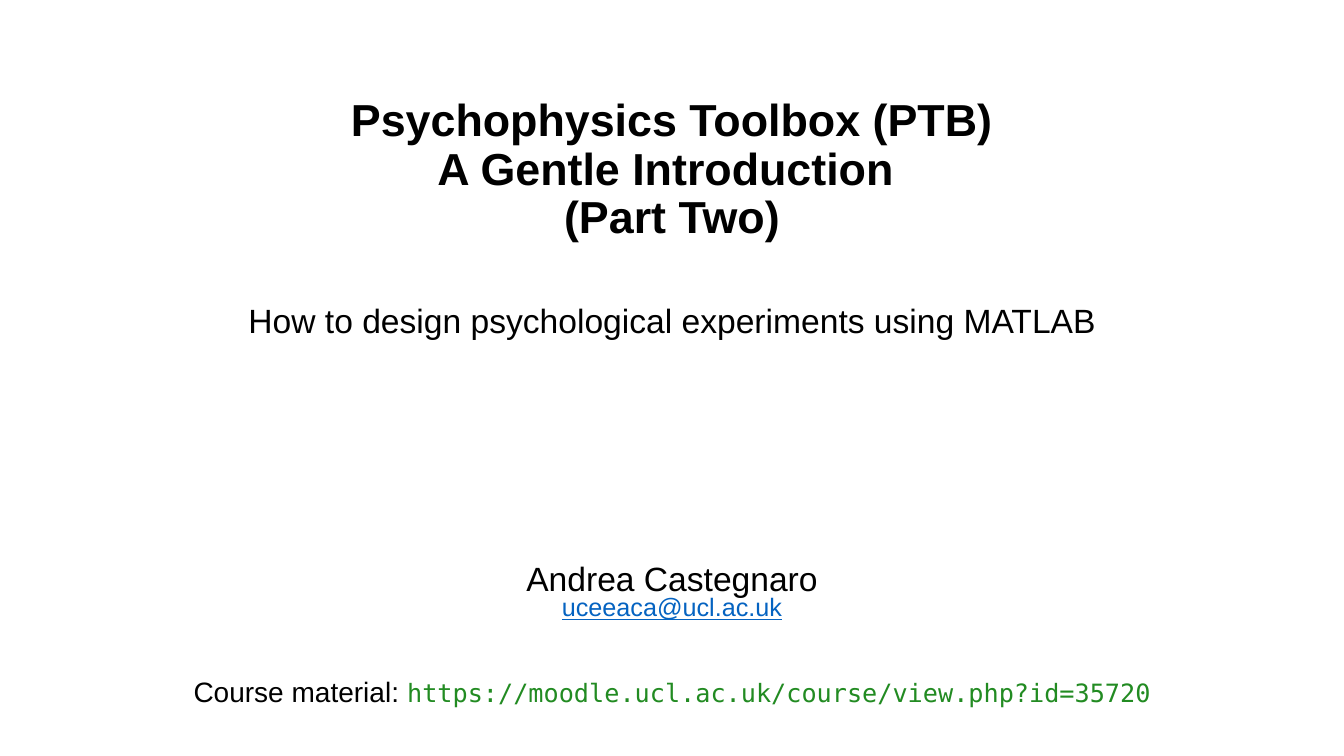
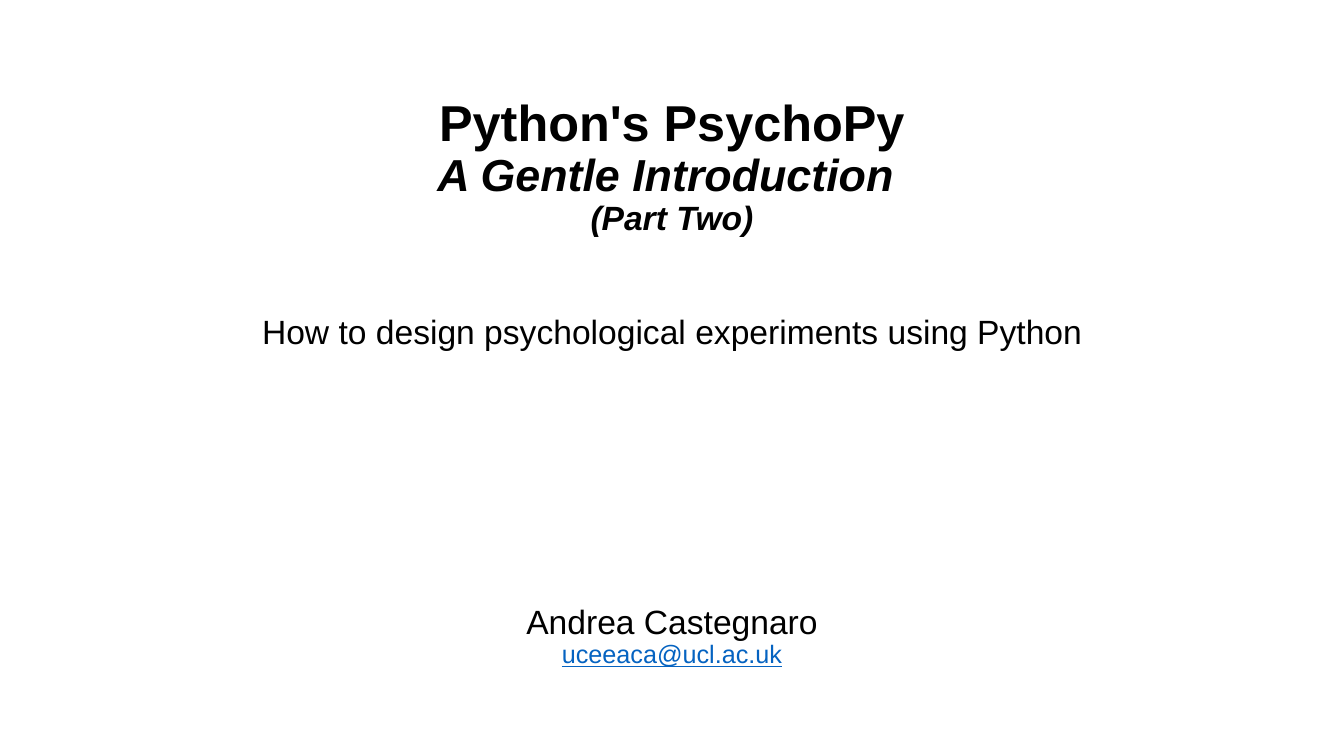
Before and after one commit to Lenakeiz/ICN_Programming_Course, a slide deck: slide 1 of week_10/PsychoPy_Lecture_2.pptx. Drawn at 1344x756 pixels with LibreOffice and Linux fonts; fonts in the diff are those of the drawing; background and template pictures are left out. Boxes give left, top, right and bottom in pixels: in the first picture for what was removed or moved away, otherwise in the second. Text is boxed around its words. In the diff, an @@ line names an element or a change of style, - is before the commit and + after.

```diff
--- a/week_10/PsychoPy_Lecture_2.pptx
+++ b/week_10/PsychoPy_Lecture_2.pptx
@@ title at (437, 104, 905, 237): text changed; italic on @@
-Psychophysics Toolbox (PTB)
-A Gentle Introduction
-(Part Two)
+Python's PsychoPy
+A Gentle Introduction
+(Part Two)
@@ text at (262, 319, 1082, 351): text changed @@
-How to design psychological experiments using MATLAB
+How to design psychological experiments using Python
@@ text at (526, 609, 818, 667): line spacing 0.8 to 0.9 @@
@@ text at (194, 681, 1150, 708): paragraph removed @@
-Course material: https://moodle.ucl.ac.uk/course/view.php?id=35720
```
Also in this commit, not shown: 1 other slide changed, 3 other files.
